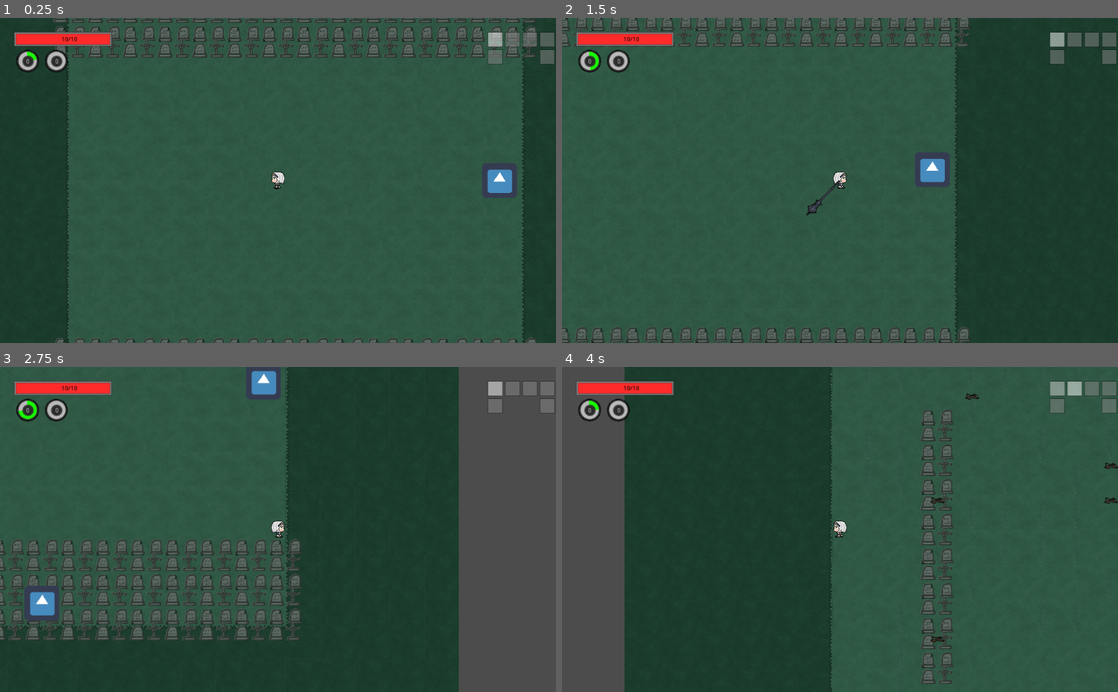
Above: before the commit, frames 1-4 (two rows, left to right).
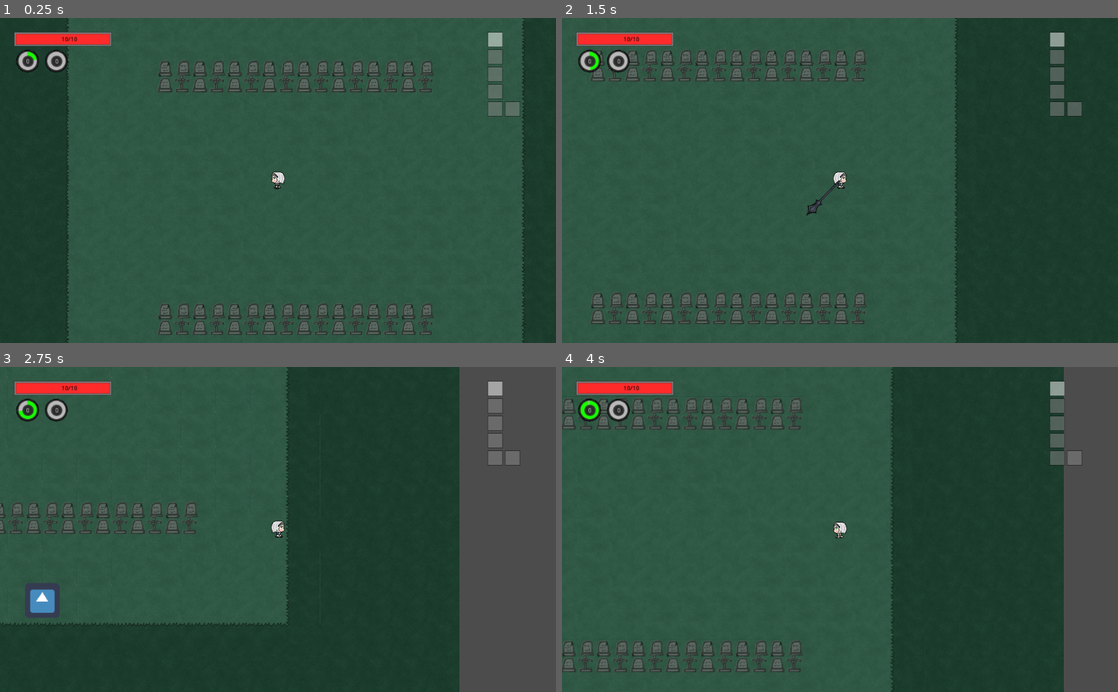
Above: after the commit, the same moments.

Repository: inazumaron/holo_world
Game: Godot game, scene res://levels/level_handler.tscn
Two runs of this game, one before a commit and one after it. Both use one fixed random seed, a clock stepped at 60 frames per second and the inputs below. This scene is started directly instead of the project's main scene. The engine's default icon, where the game draws it, is replaced by a stand-in: a white triangle on a blue panel in a dark square.
Inputs (mouse positions are in pixels of both pictures, inside the frame that each line leads up to):
- Up to frame 1 (0.25 s): no input
- Up to frame 2 (1.5 s): tap Enter at 0.5 s; move the mouse to (962, 164) at 0.52 s; press the mouse at (962, 164) at 0.53 s; hold Right (ui_right) 0.53-1.28 s; move the mouse to (728, 196) at 1.27 s; release the mouse at (728, 196) at 1.28 s; hold Down (ui_down) from 1.28 s (still down); click (728, 196) at 1.35 s
- Up to frame 3 (2.75 s): move the mouse to (333, 458) at 2.02 s; release Down (ui_down) at 2.03 s; press the mouse at (333, 458) at 2.03 s; hold Right (ui_right) from 2.03 s (still down); right-click (333, 458) at 2.1 s
- Up to frame 4 (4 s): move the mouse to (812, 594) at 2.77 s; release Right (ui_right) at 2.78 s; release the mouse at (812, 594) at 2.78 s; hold Up (ui_up) 2.78-3.53 s; click (812, 594) at 2.85 s; move the mouse to (1006, 578) at 3.52 s; press the mouse at (1006, 578) at 3.53 s; hold Left (ui_left) from 3.53 s (still down)

The runs differ from the first frame. In frame 1, 11% of the frame differs, in the area x 9-100%, y 0-100%; in frame 2, 10%; in frame 3, 9.3%; in frame 4, 78%, in the area x 0-100%, y 0-100%.

Commit message:
added buff system

Diff:
--- a/enemies/gy_zombie_basic.gd
+++ b/enemies/gy_zombie_basic.gd
@@ -15,13 +15,11 @@
 const APPEAR_DURATION = 1.2
 const CHASER = 1			# 1 - chases player, -1 - movement not affected by player, 0 - runs away from player
 
-var defense = {				#for defensive statuses, includes armor, posion immunity etc
-	"defense":0, "weight":1}
-var buffs = {}				#place all active buffs/debuffs here, should not be directly altered, as values are shared between all
+var buffs = {"defense":0, "weight":1}		#place all active buffs/debuffs here, should not be directly altered, as values are shared between all
 var buff_timers = {}
 var EFFECTS = {}			#for offensive statuses, damage bonus, inflict poison, etc
 var SEED = 0
-var hp = 3
+var HP = 3
 var anim_dir = 1 #1-right, -1 left
 var direction = 0
 var targets = []
@@ -33,8 +31,11 @@
 var attack_target = null
 var appear_timer = APPEAR_DURATION #starting animation duration
 var movement = Vector2.ZERO
+var npc_can_move = true
+var dead = false
+
 var can_move = true
-var dead = false
+var can_attack = true
 
 var rng = RandomNumberGenerator.new()
 var dvar = true
@@ -49,89 +50,26 @@
 	if appear_timer <= 0:
 		if attack_target == null:
 			if damage_anim_timer <= 0 and attack_anim_timer <= 0:		#wont move if damaged or attacking
-				if !("knockback" in buffs ||"stun" in buffs ||"freeze" in buffs ||"sleep" in buffs ||"stuck" in buffs):
+				if can_move:
 					move(delta)
 		else:
-			if !("knockback" in buffs ||"stun" in buffs ||"freeze" in buffs ||"sleep" in buffs):
+			if can_attack:
 				attack()
 		buff_handler(delta)
 
-func buff_handler(delta):
+func buff_handler(delta):	#for buffs too complex for buff handler to deal with i.e. making them move
 	if "knockback" in buffs:
 		direction = buffs["knockback"][1]
 		if "knockback" in buff_timers:
 			apply_movement(buff_timers["knockback"])
 			anim_dir = -sgn(movement.x)
 			movement = move_and_slide(movement)
-			buff_timers["knockback"]  *= pow(0.95, defense["weight"])
+			buff_timers["knockback"]  *= pow(0.95, buffs["weight"])
 			if buff_timers["knockback"] <= 1:
 				buffs.erase("knockback")
 				buff_timers.erase("knockback")
 		else:
 			buff_timers["knockback"] = buffs["knockback"][0]
-	if "poison" in buffs:
-		if "poison" in buff_timers:
-			buff_timers["poison"] += delta
-			if floor(buff_timers["poison"]) != buff_timers["poisonP"]:
-				buff_timers["poisonP"] = floor(buff_timers["poison"])
-				take_damage(buffs["poison"][0], {})
-			if buff_timers["poison"] >= buffs["poison"][1]:
-				buffs.erase("poison")
-				buff_timers.erase("poison")
-				buff_timers.erase("poisonP")
-		else:
-			buff_timers["poison"] = 0
-			buff_timers["poisonP"] = 0
-	if "burn" in buffs:
-		if "burn" in buff_timers:
-			buff_timers["burn"] += delta
-			if floor(buff_timers["burn"]) != buff_timers["burnP"]:
-				buff_timers["burnP"] = floor(buff_timers["burn"])
-				take_damage(buffs["burn"][0], {})
-			if buff_timers["burn"] >= buffs["burn"][1]:
-				buffs.erase("burn")
-				buff_timers.erase("burn")
-				buff_timers.erase("burnP")
-		else:
-			buff_timers["burn"] = 0
-			buff_timers["burnP"] = 0
-	if "freeze" in buffs:
-		if "freeze" in buff_timers:
-			buff_timers["freeze"] += delta
-			if floor(buff_timers["freeze"]) != buff_timers["freezeP"]:
-				buff_timers["freezeP"] = floor(buff_timers["freeze"])
-				take_damage(buffs["freeze"][0], {})
-			if buff_timers["freeze"] >= buffs["freeze"][1]:
-				buffs.erase("freeze")
-				buff_timers.erase("freeze")
-				buff_timers.erase("freezeP")
-		else:
-			buff_timers["freeze"] = 0
-			buff_timers["freezeP"] = 0
-	if "stun" in buffs:
-		if "stun" in buff_timers:
-			buff_timers["stun"] += delta
-			if buff_timers["stun"] >= buffs["stun"][0]:
-				buffs.erase("stun")
-				buff_timers.erase("stun")
-		else:
-			buff_timers["stun"] = 0
-	if "sleep" in buffs:
-		if "sleep" in buff_timers:
-			buff_timers["sleep"] += delta
-			if buff_timers["sleep"] >= buffs["sleep"][0]:
-				buffs.erase("sleep")
-				buff_timers.erase("sleep")
-		else:
-			buff_timers["sleep"] = 0
-	if "stuck" in buffs:
-		if "stuck" in buff_timers:
-			buff_timers["stuck"] += delta
-			if buff_timers["stuck"] >= buffs["stuck"][0]:
-				buffs.erase("stuck")
-				buff_timers.erase("stuck")
-		else:
-			buff_timers["stuck"] = 0
 
 func timer_handler(delta):
 	if appear_timer>0:
@@ -146,7 +84,7 @@
 		move_timer -= delta
 	if move_timer <= 0:
 		move_timer = WANDER_DURATION
-		can_move = !can_move
+		npc_can_move = !npc_can_move
 	if attack_delay_timer > 0 and attack_delay_timer != -1:
 		attack_delay_timer -= delta
 		if attack_delay_timer <= 0:
@@ -158,7 +96,7 @@
 	if targets.size() > 0:
 		chase()
 		play_animation("walk")
-	elif can_move:
+	elif npc_can_move:
 		wander()
 		play_animation("walk")
 	else:
@@ -196,17 +134,15 @@
 		play_animation("attack")
 
 func take_damage(damage, effect):
-	if damage_anim_timer <= 0 and appear_timer <= 0:
-		if "sleep" in buffs:
-			buffs.erase("sleep")
+	BuffHandler.damage_handler(damage, effect, buffs, self)
+
+func damage(v):
+	if v > 0:
 		damage_anim_timer = DAMAGE_ANIM_DUR
-		hp -= damage
+		HP -= v
 		play_animation("damage")
-		var keys = effect.keys()
-		for i in keys:
-			buffs[i] = effect[i]
-	if hp <= 0:
-		dead = true
+		if HP <= 0:
+			dead = true
 
 func play_animation(x):
 	#priority: attack - damaged - walk
--- a/levels/level_handler.gd
+++ b/levels/level_handler.gd
@@ -43,7 +43,7 @@
 var minimap_base = preload("res://ui/minimap.tscn")
 
 func _ready():
-	seed(2)
+	seed(1)
 	set_process(false)
 	if level_seed == 0:
 		level_seed = randi()
@@ -93,9 +93,11 @@
 
 func gen_template(data):
 	var valid = false
-	var i = randi()%room_templates.size()
+	var i = 0
 	while !valid:
+		i = randi()%room_templates.size()
 		if i == 2:
+			print("template 2 ", data)
 			if data["up"] == -1 and data["down"] == -1:
 				valid = true
 		elif i == 3:
@@ -103,10 +105,10 @@
 				valid = true
 		else:
 			valid = true
-		i = randi()%room_templates.size()
 	return i
 
 func change_room():
+	BuffHandler.clear_list()
 	active_room.queue_free()
 	active_room_val = path[active_room_val][door_dir]
 	generate_room()
@@ -172,16 +174,20 @@
 		character.update_data(char_data[0])
 	else:
 		character.activate(true)
+	BuffHandler.add_character(character)
+
 	if char_data[1] != null:
 		char2 = char_base.instance()
 		char2.position = char_pos_set()
 		add_child(char2)
 		char2.update_data(char_data[1])
+		BuffHandler.add_character(char2)
 	if char_data[2] != null:
 		char3 = char_base.instance()
 		char3.position = char_pos_set()
 		add_child(char3)
 		char3.update_data(char_data[2])
+		BuffHandler.add_character(char3)
 
 func compute_stats():
 	room_count = floor(pow(level,1.5)) + 5
--- a/levels/room_graveyard.gd
+++ b/levels/room_graveyard.gd
@@ -63,6 +63,7 @@
 	var all_dead = true
 	for i in range(0, enemy_list.size()):
 		if enemy_list[i].dead:
+			BuffHandler.enemy_dead(enemy_list[i])
 			enemy_list[i].queue_free()
 			enemy_list.remove(i)
 			break
--- /dev/null
+++ b/obj/buff_handler.gd
@@ -0,0 +1,104 @@
+extends Node
+
+var char_nodes = []		#points to character ids
+var enemy_nodes = []	#when enemy gets buff_debuff, add here then remove when done
+
+# data format: { 'node': string, 'buffs': [ {'buff name': val}] }
+
+var timers = {'sec':0}
+
+func _ready():
+	set_process(false)
+
+func _process(delta):
+	if timers["sec"] > 0:
+		timers["sec"] -= delta
+	else:
+		timers["sec"] = 1
+		sec_timer()
+
+func sec_timer():
+	var src
+	var buffs
+	for i in (char_nodes + enemy_nodes):
+		src = i['node']
+		buffs = i['buffs']
+		if "poison" in buffs:
+			src.damage(buffs["poison"][0])
+			buffs["poison"][1] -= 1
+			if buffs["poison"][1] <= 0:
+				buffs.erase("poison")
+				src.buffs = buffs
+		stat_update(src)
+
+func damage_handler(damage, effects, buffs, source):
+	update_buffs(effects, source)
+	var dam = damage
+	if "defense" in buffs:
+		dam = damage - buffs["defense"]
+
+	if dam > 0:
+		source.damage(dam)
+	else:
+		source.damage(0)
+
+func update_buffs(effects, source):
+	if is_player(source):
+		var i = get_p_index(source)
+		for e in effects:
+			char_nodes[i]['buffs'][e] = effects[e]
+		var x = char_nodes[i]['node']
+		x.buffs = char_nodes[i]['buffs']
+	else:
+		var i = get_e_index(source)
+		for e in effects:
+			enemy_nodes[i]['buffs'][e] = effects[e]
+		var x = enemy_nodes[i]['node']
+		x.buffs = enemy_nodes[i]['buffs']
+	stat_update(source)
+
+func stat_update(source):
+	var effects = source.buffs
+	#-------------------------------------------- immediate effect buffs
+	if "stun" in effects || "stuck" in effects || "freeze" in effects || "knockback" in effects:
+		source.can_move = false
+	else:
+		source.can_move = true
+
+	if "stun" in effects || "freeze" in effects || "knockback" in effects:
+		source.can_attack = false
+	else:
+		source.can_attack = true
+
+func is_player(id):
+	for i in char_nodes:
+		if id == i['node']:
+			return true
+	return false
+
+func get_p_index(source):
+	for i in range(0, char_nodes.size()):
+		if char_nodes[i]['node'] == source:
+			return i
+	return -1
+
+func get_e_index(source):
+	for i in range(0, enemy_nodes.size()):
+		if enemy_nodes[i]['node'] == source:
+			return i
+	var temp = {'node':source, 'buffs':source.buffs}
+	enemy_nodes.append(temp)
+	return enemy_nodes.size()-1
+
+func add_character(source):
+	char_nodes.append({'node':source, 'buffs':source.buffs})
+
+func enemy_dead(src):
+	for i in range(0,enemy_nodes.size()):
+		if enemy_nodes[i]['node'] == src:
+			enemy_nodes.remove(i)
+			break
+
+func clear_list():
+	char_nodes.clear()
+	enemy_nodes.clear()
--- a/obj/card.gd
+++ b/obj/card.gd
@@ -12,7 +12,8 @@
 	set_process(false)
 
 func _process(delta):
-	if Input.is_action_pressed("mouse_click"):
+	if Input.is_action_pressed("mouse_click") and !selected:
+		print("clicked "+str(value))
 		selected = true
 
 func _on_Area2D_mouse_entered():
--- /dev/null
+++ b/obj/charSel_handler.gd
@@ -0,0 +1,19 @@
+extends Node2D
+
+const card_size = Vector2(40,100)
+const start_pos = Vector2(0,0)		#offset to vector 0 which will be used in code
+const max_r_width = 10				#max number of cards in a row
+
+const c_130 = preload("res://resc/cards/char_card_flare.png")
+const c_131 = preload("res://resc/cards/char_card_marine.png")
+const c_132 = preload("res://resc/cards/char_card_noel.png")
+const c_133 = preload("res://resc/cards/char_card_pekora.png")
+const c_134 = preload("res://resc/cards/char_card_rushia.png")
+
+var card_list = [c_130, c_131, c_132, c_133, c_134]
+
+func _ready():
+	pass # Replace with function body.
+
+func display_cards():
+	pass
--- /dev/null
+++ b/obj/charSel_handler.tscn
@@ -0,0 +1,6 @@
+[gd_scene load_steps=2 format=2]
+
+[ext_resource path="res://obj/charSel_handler.gd" type="Script" id=1]
+
+[node name="Node2D" type="Node2D"]
+script = ExtResource( 1 )
--- a/obj/game_handler.gd
+++ b/obj/game_handler.gd
@@ -29,6 +29,9 @@
 var next_step = "none"
 var player_pos = Vector2.ZERO
 
+func set_next_step(x):
+	next_step = x
+
 func generate_worlds(base):
 	if len(worlds) == 0:
 		randomize()
@@ -45,8 +48,11 @@
 			worlds.append(temp)
 	return worlds
 
+func load_level(val):
+	BuffHandler.set_process(true)
+	get_tree().change_scene("res://levels/level_handler.tscn")
+
 func move():
-	print(pos)
 	if next_step == "left":
 		pos.y -= 1
 		pos.x = (MAX_LEVELS + int(pos.x - 1)) % MAX_LEVELS
--- a/obj/route_handler.gd
+++ b/obj/route_handler.gd
@@ -28,14 +28,17 @@
 			row_list.append(map_row[int(cell_index_start+cell) % GameHandler.MAX_LEVELS])
 		visible_cards.append(row_list)
 	display_cards()
+	set_process(true)
 
 func _process(delta):
 	for i in active_cards:
 		if i.selected:
-			var world_val = i.value
+			GameHandler.set_next_step(i.next_step)
 			for card in all_cards:
 				card.queue_free()
-			#change to map scene
+			all_cards.clear()
+			active_cards.clear()
+			GameHandler.load_level(i.value)
 
 func switch_texture(n):
 	if n == 0:
--- a/obj/unit_scripts.gd
+++ b/obj/unit_scripts.gd
@@ -31,3 +31,10 @@
 	"critRate": ["value", "duration", "party", "behaviour"],
 	"critDmg": ["value", "duration", "party", "behaviour"],
 }
+
+#naming conventions for character codes:
+#Codes are 3 digits ex noel = 132
+#1st digit is branch 1-JP, 2-ID, 3-EN
+#2nd digit is gen	 gen9 - 0 ... gamers - 9, irys - 0
+#3rd digit is position alphabetically starting with 0
+# ex Flare - 130, Marine - 131, Noel - 132, Pekora - 133, Rushia - 134
--- a/player/J305_Noel.gd
+++ b/player/J305_Noel.gd
@@ -20,6 +20,9 @@
 var DAMAGE_ANIM_DUR = 0.2
 var ACTIVE = true			#for collab on field
 const WEAPON_PATH = "res://weapons/m_noel_mace.tscn"
+
+var can_move = true
+var can_attack = true
 #---------------------------------
 var motion = Vector2.ZERO
 var last_anim_dir = 0 #0 - left, 1 - right
@@ -28,7 +31,7 @@
 var pos_timer = 0	#update position for game
 var damage_anim_timer = 0 # damage invulnerability time
 var attack_timer = 0
-var buffs = []		#contains debuffs and buffs
+var buffs = {}		#contains debuffs and buffs
 
 var minimap_base = preload("res://ui/minimap.tscn")
 var minimap = null
@@ -47,9 +50,11 @@
 
 func _physics_process(delta):
 	if ACTIVE:
-		general_action()
-
-		general_move(delta)
+		if can_attack:
+			general_action()
+
+		if can_move:
+			general_move(delta)
 
 		general_timer_update(delta)
 
@@ -130,16 +135,7 @@
 			$AnimatedSprite.play("idle_right")
 
 func take_damage(damage, effect):
-	print("damaged", damage)
-	if ACTIVE:
-		damage_anim_timer = DAMAGE_ANIM_DUR
-		HP -= damage
-		anim_update(Vector2.ZERO)
-		print("HP: ",HP)
-		if HP <= 0:
-			print("dead")
-
-		ui_manipulation(0)
+	BuffHandler.damage_handler(damage, effect, buffs, self)
 
 func ui_manipulation(n):
 	#	0 - update life
@@ -177,13 +173,13 @@
 		$Camera2D.current = true
 		self.visible = true
 		$CollisionShape2D.disabled = false
-		#weapon.ACTIVE = true
+		ui.visible = true
 	else:
 		ACTIVE = false
 		$Camera2D.current = false
 		self.visible = false
 		$CollisionShape2D.disabled = true
-		#weapon.ACTIVE = false
+		ui.visible = false
 
 func setCamera(x):
 	$Camera2D.current = x
@@ -200,3 +196,10 @@
 	minimap.loc = active_room_val
 	add_child(minimap)
 	minimap.generate_minimap()
+
+func damage(v):
+	if v > 0:
+		damage_anim_timer = DAMAGE_ANIM_DUR
+		HP -= v
+		anim_update(Vector2.ZERO)
+		ui_manipulation(0)
--- a/project.godot
+++ b/project.godot
@@ -17,6 +17,7 @@
 [autoload]
 
 GameHandler="*res://obj/game_handler.gd"
+BuffHandler="*res://obj/buff_handler.gd"
 
 [input]
 
